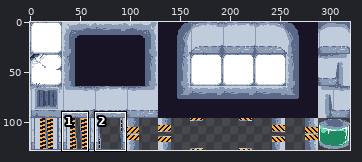
File history of a sprite sheet, Assets/Textures/Exports/Tilemap-VäggoMark.png. The first picture is a wide view before the edit; the outline marks the close-up.
Close-up. Before:
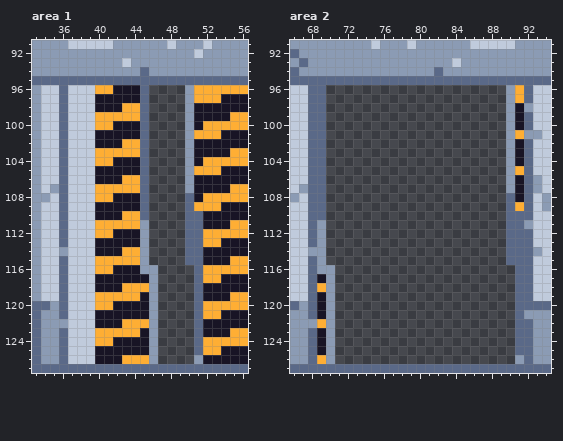
The file is 320x128 pixels. Shown: area 1: x 33..56, y 91..127; area 2: x 66..94, y 91..127. The commit also changed other parts of the picture, which this record leaves out.
Once edited:
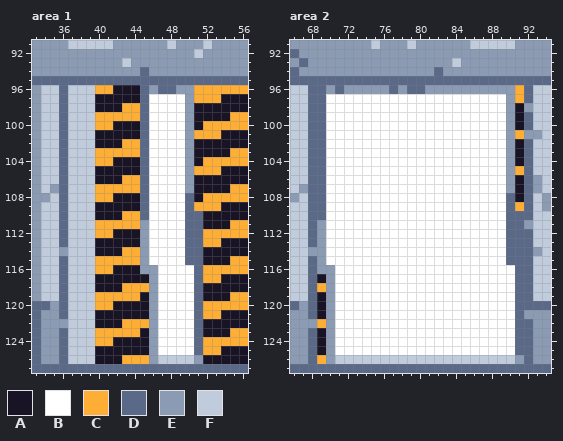
Palette (. is transparent): A #181425  B #ffffff  C #feae34  D #5a6988  E #8b9bb4  F #c0cbdc
Change:
Changed rows in their new state; - is an unchanged pixel.
Area 1:
first column x 46:
 96 EDDE-
 97 BBBB-
 98 BBBB-
 99 BBBB-
100 BBBB-
101 BBBB-
102 BBBB-
103 BBBB-
104 BBBB-
105 BBBB-
106 BBBB-
107 BBBB-
108 BBBB-
109 BBBB-
110 BBBB-
111 BBBB-
112 BBBB-
113 BBBB-
114 BBBB-
115 BBBB-
116 -BBBB
117 -BBBB
118 -BBBB
119 -BBBB
120 -BBBB
121 -BBBB
122 -BBBB
123 -BBBB
124 -BBBB
125 -BBBB
126 -FFFF
Area 2:
first column x 70:
 96 EDEEEEEDEDDEEEEEEEEE-
 97 BBBBBBBBBBBBBBBBBBBB-
 98 BBBBBBBBBBBBBBBBBBBB-
 99 BBBBBBBBBBBBBBBBBBBB-
100 BBBBBBBBBBBBBBBBBBBB-
101 BBBBBBBBBBBBBBBBBBBB-
102 BBBBBBBBBBBBBBBBBBBB-
103 BBBBBBBBBBBBBBBBBBBB-
104 BBBBBBBBBBBBBBBBBBBB-
105 BBBBBBBBBBBBBBBBBBBB-
106 BBBBBBBBBBBBBBBBBBBB-
107 BBBBBBBBBBBBBBBBBBBB-
108 BBBBBBBBBBBBBBBBBBBB-
109 BBBBBBBBBBBBBBBBBBBB-
110 BBBBBBBBBBBBBBBBBBBB-
111 BBBBBBBBBBBBBBBBBBBB-
112 BBBBBBBBBBBBBBBBBBBB-
113 BBBBBBBBBBBBBBBBBBBB-
114 BBBBBBBBBBBBBBBBBBBB-
115 BBBBBBBBBBBBBBBBBBBB-
116 -BBBBBBBBBBBBBBBBBBBB
117 -BBBBBBBBBBBBBBBBBBBB
118 -BBBBBBBBBBBBBBBBBBBB
119 -BBBBBBBBBBBBBBBBBBBB
120 -BBBBBBBBBBBBBBBBBBBB
121 -BBBBBBBBBBBBBBBBBBBB
122 -BBBBBBBBBBBBBBBBBBBB
123 -BBBBBBBBBBBBBBBBBBBB
124 -BBBBBBBBBBBBBBBBBBBB
125 -BBBBBBBBBBBBBBBBBBBB
126 -FFFFFFFFFFFFFFFFFFFF
Pixel boxes of the changes (left, top, right, bottom) in both close-ups:
added: (149, 85, 194, 364)
added: (326, 85, 515, 364)
